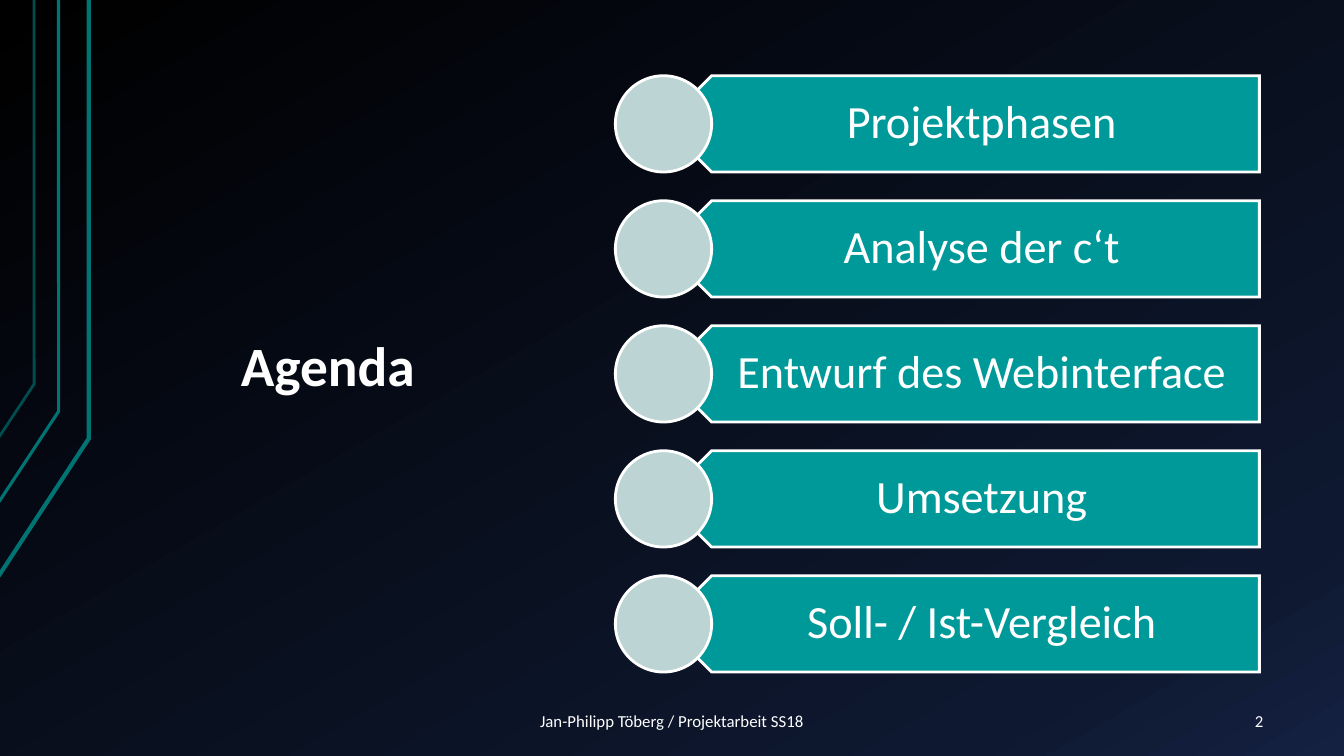
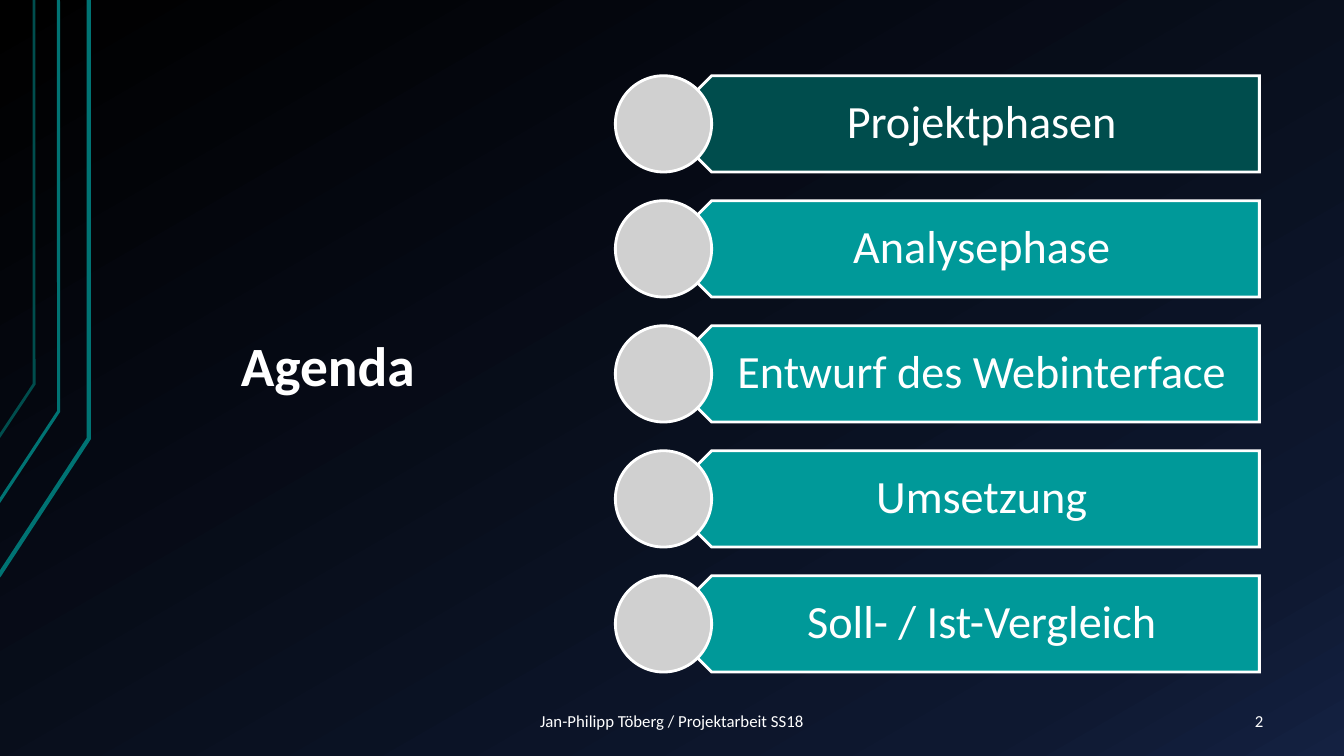
Before and after one commit to Janfiderheld/Drahtloses-Tuerschild-PA, a slide deck: slide 2 of Dokumentation/Kolloquium Janfi.pptx. Drawn at 1344x756 pixels with LibreOffice and Linux fonts; fonts in the diff are those of the drawing; grey boxes stand for pictures. Boxes give left, top, right and bottom in pixels: in the first picture for what was removed or moved away, otherwise in the second. Text is boxed around its words. In the diff, an @@ line names an element or a change of style, - is before the commit and + after.

```diff
--- a/Dokumentation/Kolloquium Janfi.pptx
+++ b/Dokumentation/Kolloquium Janfi.pptx
@@ pentagon arrow at [663,76,1259,172]: fill #009999 to #004C4C @@
@@ text at [853,231,1110,271]: text changed @@
-Analyse der c‘t
+Analysephase
@@ group removed at [615,76,712,673]: 5 ellipses @@
@@ group added at [615,76,712,673]: 5 pictures @@
```
Also in this commit, not shown: 4 other slides changed, 7 slides added.
